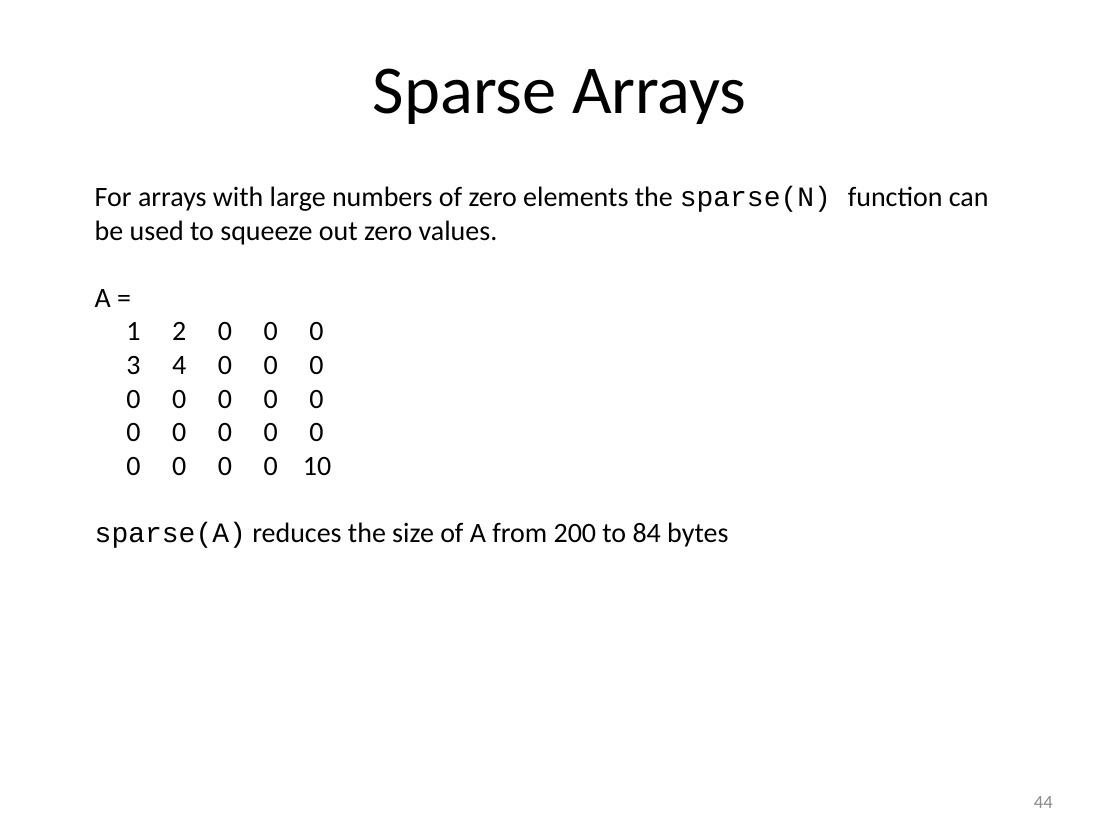
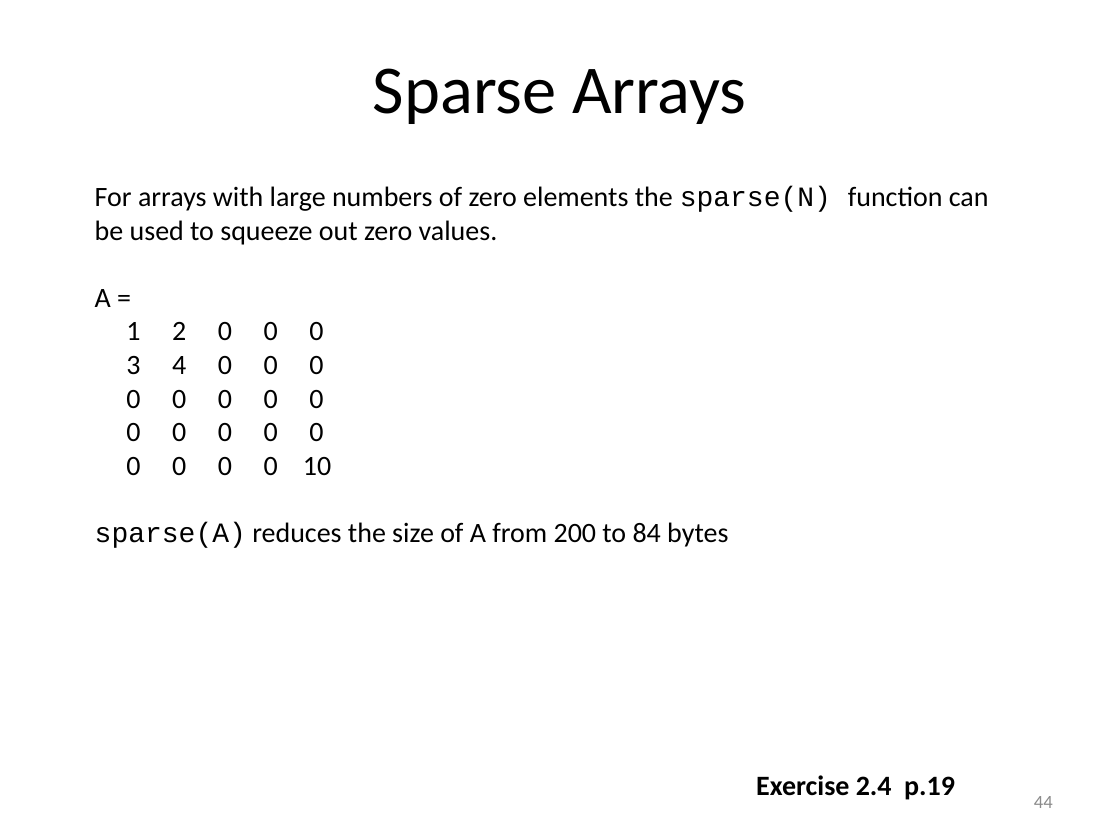
Before and after one commit to louisepb/MatlabBasicCourse, a slide deck: slide 44 of Introduction to MATLAB for Engineers.pptx. Drawn at 1120x840 pixels with LibreOffice and Linux fonts; fonts in the diff are those of the drawing. Boxes give left, top, right and bottom in pixels: in the first picture for what was removed or moved away, otherwise in the second. Text is boxed around its words. In the diff, an @@ line names an element or a change of style, - is before the commit and + after.

Commit message:
Added exercise refs to slides

```diff
--- a/Introduction to MATLAB for Engineers.pptx
+++ b/Introduction to MATLAB for Engineers.pptx
@@ text added at (756,775,955,800), 18 pt, text #000000, bold @@
+Exercise 2.4 p.19
```
Also in this commit, not shown: 19 other slides changed, 2 slides removed.
